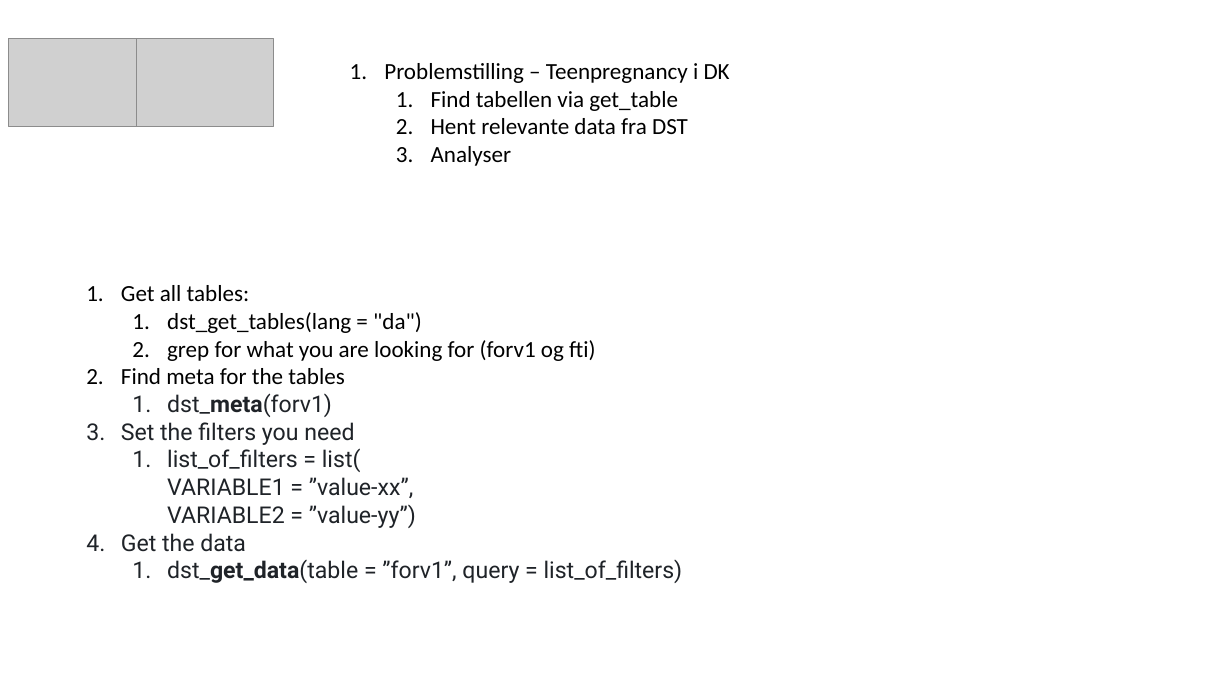
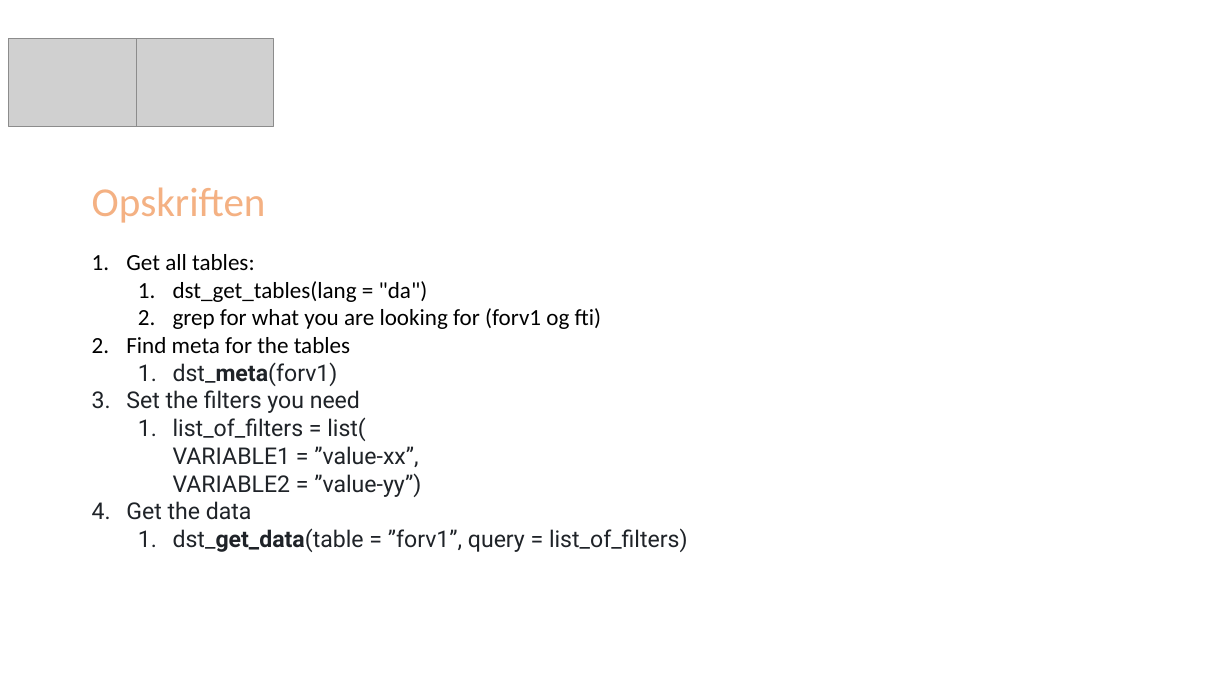
Before and after one commit to cphstud/DALE25W39, a slide deck: slide 7 of DALE25-W39-DSTAPI.pptx. Drawn at 1232x693 pixels with LibreOffice and Linux fonts; fonts in the diff are those of the drawing; grey boxes stand for pictures. Boxes give left, top, right and bottom in pixels: in the first picture for what was removed or moved away, otherwise in the second. Text is boxed around its words. In the diff, an @@ line names an element or a change of style, - is before the commit and + after.

Commit message:
ppt

```diff
--- a/DALE25-W39-DSTAPI.pptx
+++ b/DALE25-W39-DSTAPI.pptx
@@ text removed at box(384, 63, 730, 166) @@
-1. Problemstilling – Teenpregnancy i DK
-  1. Find tabellen via get_table
-  2. Hent relevante data fra DST
-  3. Analyser
@@ text added at box(92, 187, 266, 223), 32 pt, text #F4B183 @@
+Opskriften
@@ text "Get all tables:": place and size @@
-text "Get all tables:" at box(121, 285, 683, 583)
+text "Get all tables:" at box(126, 254, 688, 552)
```
Also in this commit, not shown: 3 other slides changed, 2 slides added, 1 slide removed.
